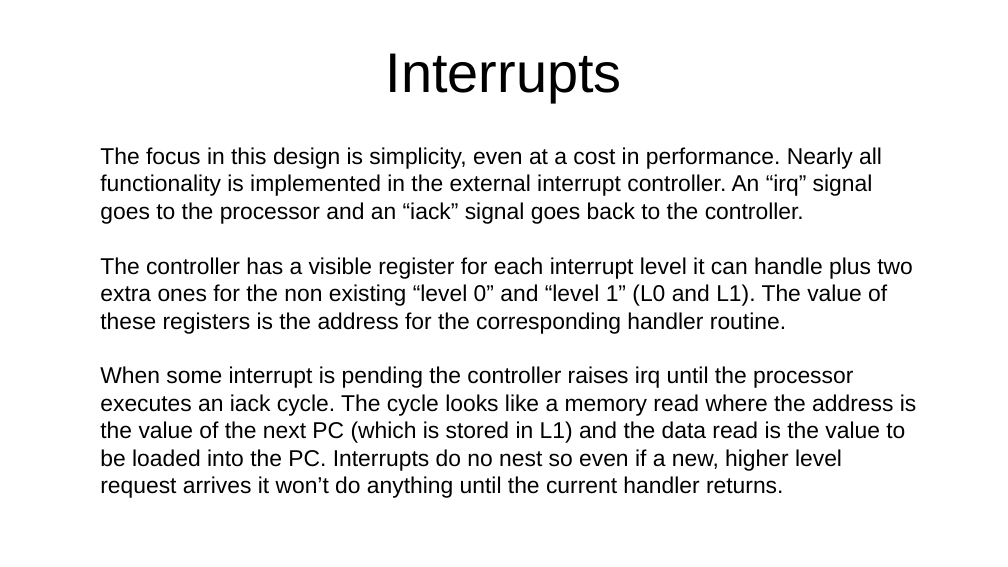
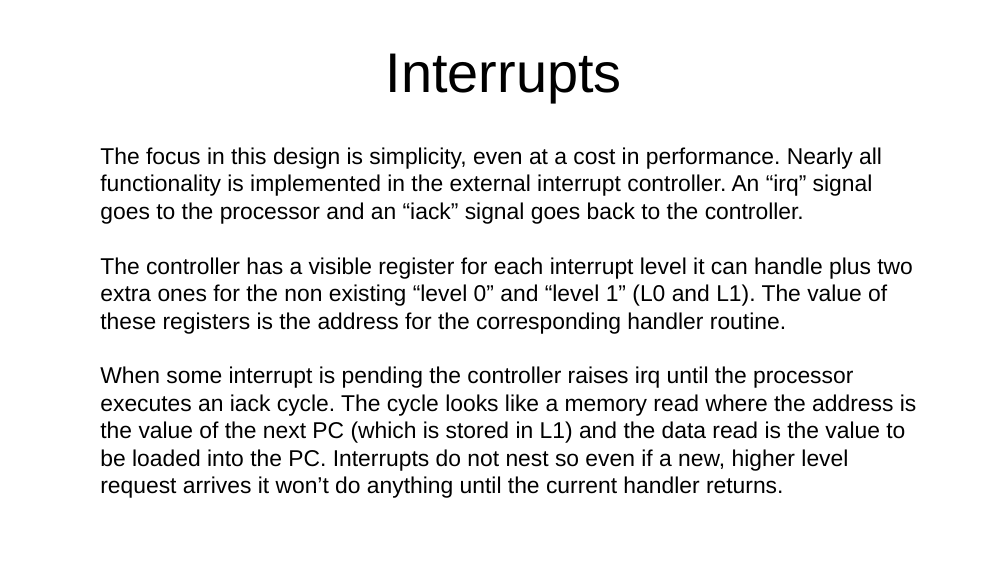
Before and after one commit to jeceljr/baby42, a slide deck: slide 23 of doc/baby42_slides.odp. Drawn at 1008x567 pixels with LibreOffice and Linux fonts; fonts in the diff are those of the drawing. Boxes give left, top, right and bottom in pixels: in the first picture for what was removed or moved away, otherwise in the second. Text is boxed around its words. In the diff, an @@ line names an element or a change of style, - is before the commit and + after.

```diff
--- a/doc/baby42_slides.odp
+++ b/doc/baby42_slides.odp
@@ text at [100, 366, 917, 498]: text changed @@
-When some interrupt is pending the controller raises irq until the processor executes an iack cycle. The cycle looks like a memory read where the address is the value of the next PC (which is stored in L1) and the data read is the value to be loaded into the PC. Interrupts do no nest so even if a new, higher level request arrives it won’t do anything until the current handler returns.
+When some interrupt is pending the controller raises irq until the processor executes an iack cycle. The cycle looks like a memory read where the address is the value of the next PC (which is stored in L1) and the data read is the value to be loaded into the PC. Interrupts do not nest so even if a new, higher level request arrives it won’t do anything until the current handler returns.
```
Also in this commit, not shown: 9 other slides changed, 1 other file.
